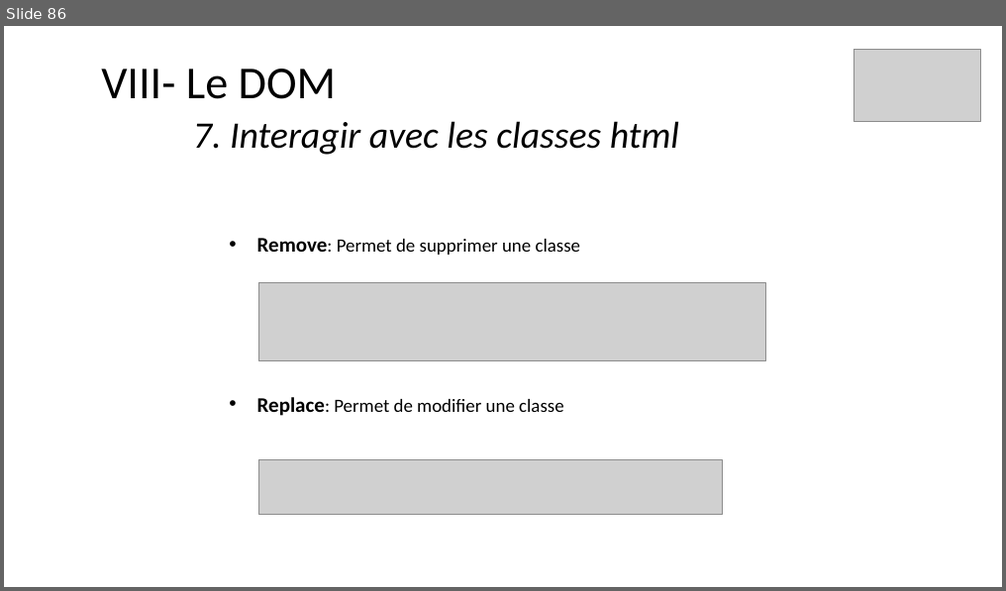
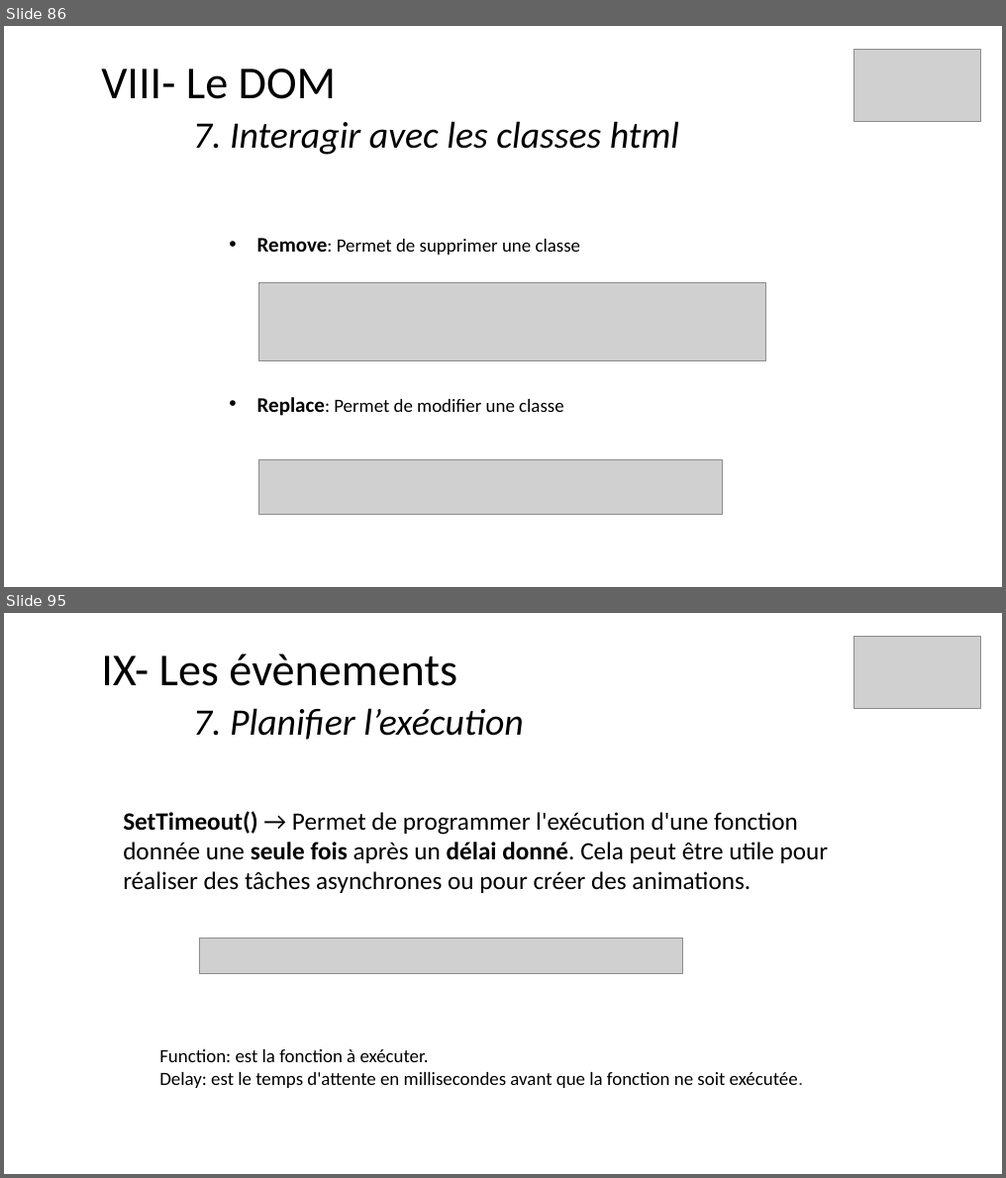
Before and after one commit to ArMb57/JavaScript, a slide deck: cours.pptx. Shown one above the other, each under a label of ours: slide 86 before the commit, slides 86 and 95 after it; the slides between them are not shown. The pictures are 1006x591 and 1006x1178 pixels, drawn with LibreOffice and Linux fonts; fonts in the diff are those of the drawing; grey boxes stand for pictures. Boxes give left, top, right and bottom in pixels: in the first picture for what was removed or moved away, otherwise in the second. Text is boxed around its words. In the diff, an @@ line names an element or a change of style, - is before the commit and + after.

```diff
--- a/cours.pptx
+++ b/cours.pptx
@@ slide 95 added at (x1=4, y1=613, x2=1002, y2=1174), background #FFFFFF @@
@@ picture added at (x1=853, y1=636, x2=981, y2=708) @@
@@ title added at (x1=101, y1=654, x2=524, y2=740), 36 pt, text #000000, italic @@
+IX- Les évènements
+7. Planifier l’exécution
@@ text added at (x1=123, y1=811, x2=829, y2=893), 24 pt, text #000000 @@
+SetTimeout() → Permet de programmer l'exécution d'une fonction donnée une seule fois après un délai donné. Cela peut être utile pour réaliser des tâches asynchrones ou pour créer des animations.
@@ picture added at (x1=199, y1=939, x2=683, y2=974) @@
@@ text added at (x1=159, y1=1050, x2=804, y2=1088), 18 pt, text #000000 @@
+Function: est la fonction à exécuter.
+Delay: est le temps d'attente en millisecondes avant que la fonction ne soit exécutée.
```
Also in this commit, not shown: 9 other slides added.
